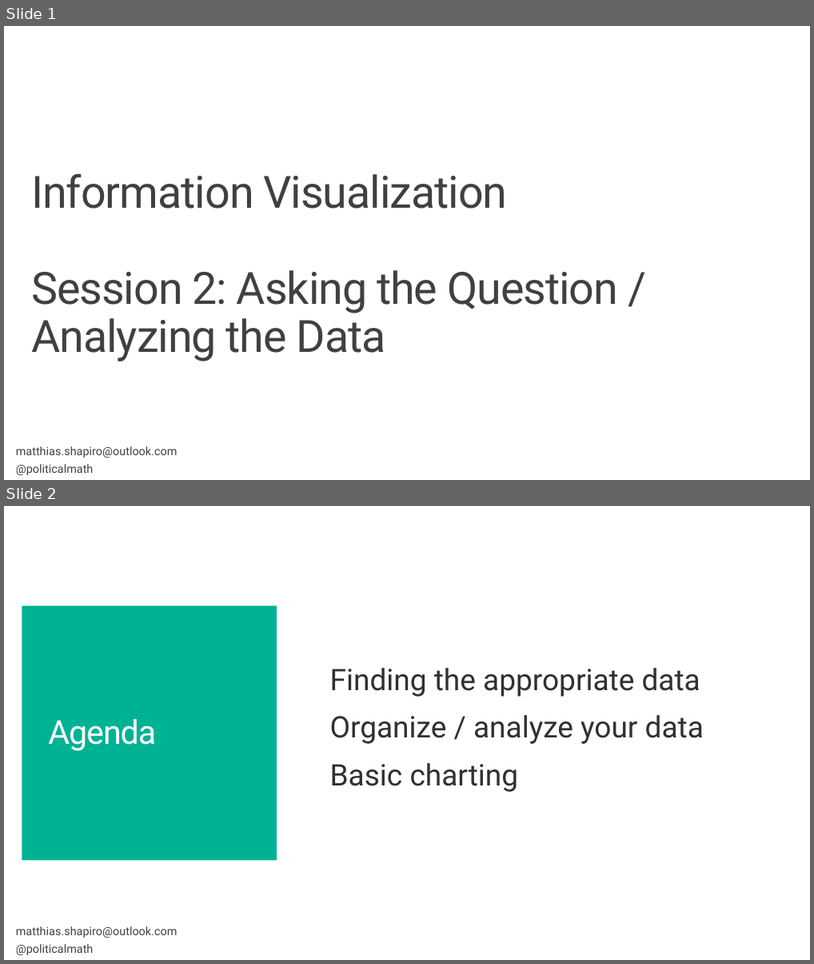
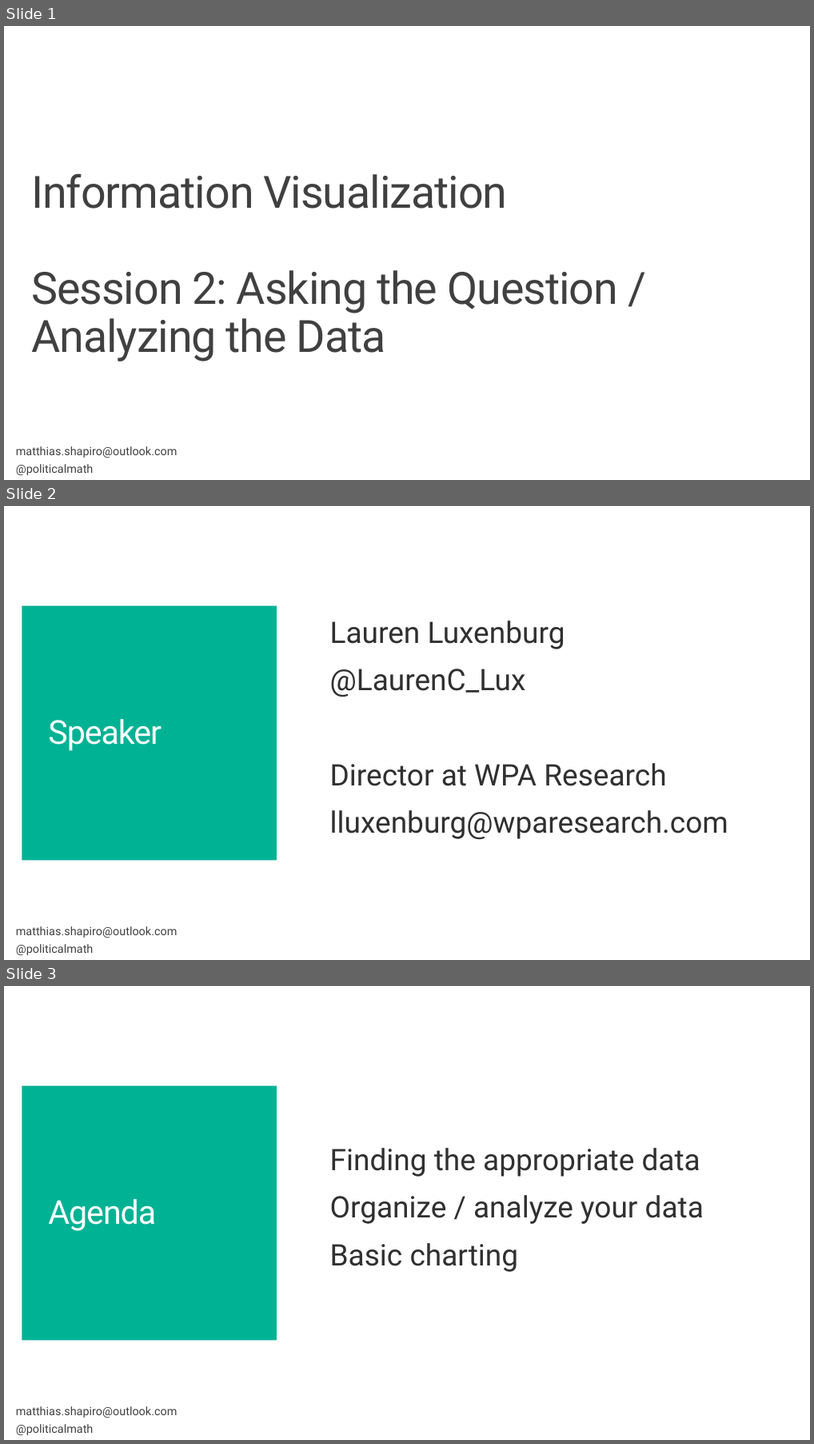
Before and after one commit to matthiasxc/DataVisClass, a slide deck: Session 2.pptx. Shown one above the other, each under a label of ours: slides 1 and 2 before the commit, slides 1, 2 and 3 after it. The pictures are 814x964 and 814x1444 pixels, drawn with LibreOffice and Linux fonts; fonts in the diff are those of the drawing; background and template pictures are left out. Boxes give left, top, right and bottom in pixels: in the first picture for what was removed or moved away, otherwise in the second. Text is boxed around its words. In the diff, an @@ line names an element or a change of style, - is before the commit and + after.

Commit message:
Updates with Lauren part 1

```diff
--- a/Session 2.pptx
+++ b/Session 2.pptx
@@ slide 2 added at (x1=4, y1=506, x2=810, y2=960), background #FFFFFF; not listed: 1 template element that a slide beside it also shows @@
@@ title added at (x1=22, y1=606, x2=277, y2=860), fill #00B294, 40 pt, text #FFFFFF @@
+Speaker
@@ text added at (x1=330, y1=620, x2=729, y2=839), 36 pt, text #303030 @@
+Lauren Luxenburg
+@LaurenC_Lux
+Director at WPA Research
+lluxenburg@wparesearch.com
@@ what was slide 2 is now slide 3 @@
```
Also in this commit, not shown: 5 slides changed, 1 other slide added.
